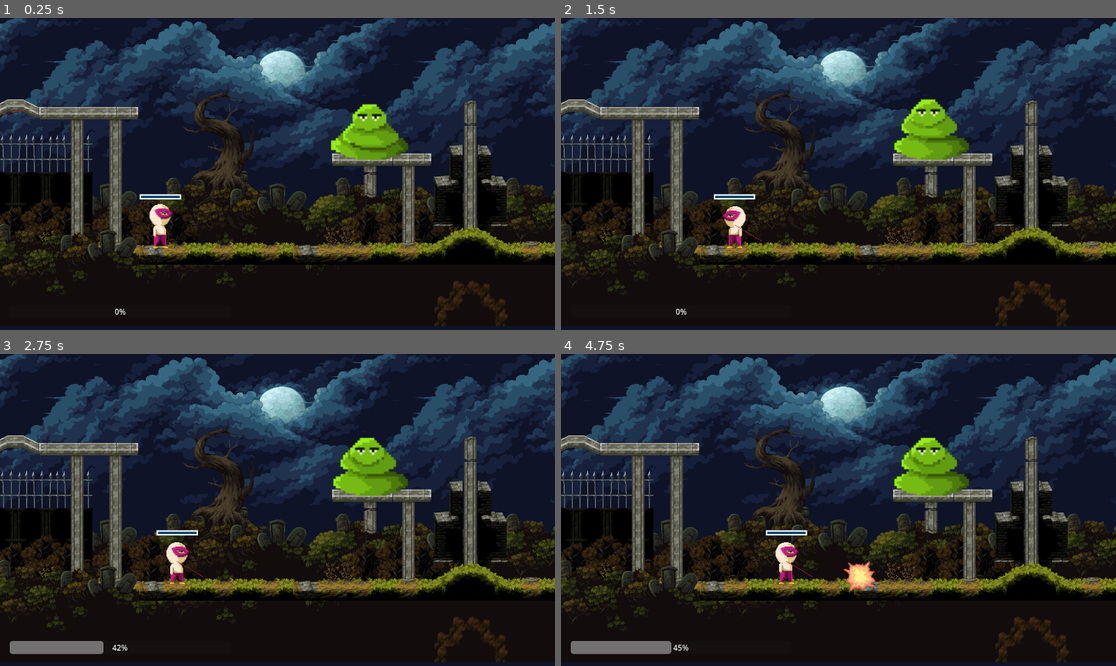
Above: before the commit, frames 1-4 (two rows, left to right).
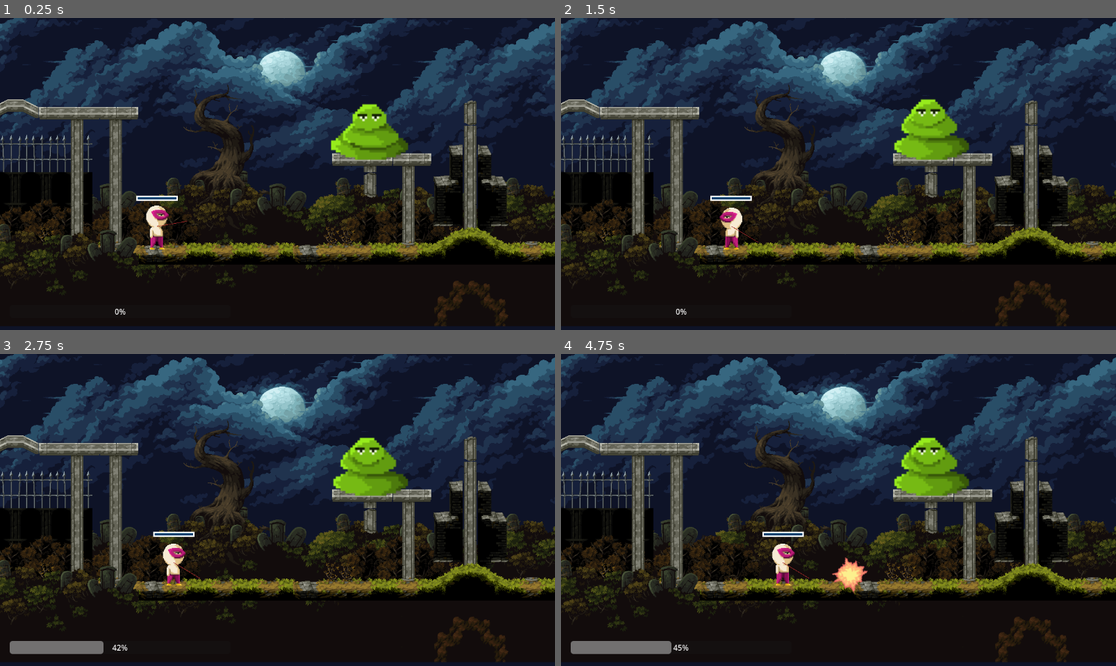
Above: after the commit, the same moments.

Repository: Kimmm-c/gunny-clone
Game: Godot game, scene res://SingleGameModeController/tutorial.tscn
Two runs of this game, one before a commit and one after it. Both use one fixed random seed, a clock stepped at 60 frames per second and the inputs below.
Inputs:
- Up to frame 1 (0.25 s): no input
- Up to frame 2 (1.5 s): hold Right (player_moves_right) 0.53-1.28 s; hold Down (decrease_shooting_angle) 0.53-1.28 s; hold Left (player_moves_left) from 1.28 s (still down); tap Up (increase_shooting_angle) at 1.35 s
- Up to frame 3 (2.75 s): release Left (player_moves_left) at 2.03 s; hold Right (player_moves_right) from 2.03 s (still down); hold Space (shoot) from 2.03 s (still down)
- Up to frame 4 (4.75 s): release Space (shoot) at 2.78 s; tap Down (decrease_shooting_angle) at 2.85 s; release Right (player_moves_right) at 3.53 s; hold Up (increase_shooting_angle) 3.53-4.28 s; hold Left (player_moves_left) from 3.53 s (still down); tap Space (shoot) at 4.35 s

The runs differ from the first frame. In frame 1, 0.6% of the frame differs, in the area x 0-34%, y 29-75%; in frame 2, 0.6%; in frame 3, 0.6%; in frame 4, 1.0%, in the area x 36-57%, y 56-77%.

Commit message:
Added main scene with UI

Diff:
--- a/Boss/boss.gd
+++ b/Boss/boss.gd
@@ -1,7 +1,7 @@
 extends RigidBody2D
 
 #
-signal boss_is_dead
+signal is_dead
 @export var minions_per_spawn = 3
 @export var health = 25000
 
@@ -20,9 +20,6 @@
 
 
 func _physics_process(delta: float) -> void:
-	if health <= 0:
-		boss_is_dead.emit()
-
 	play_animation()
 
 
@@ -31,3 +28,8 @@
 		$AnimatedSprite2D.play("idle")
 	elif state == CharacterState.DEAD:
 		$AnimatedSprite2D.play("dead")
+
+
+func die() -> void:
+	print("boss is dead")
+	is_dead.emit()
--- a/Minion/minion.gd
+++ b/Minion/minion.gd
@@ -35,9 +35,11 @@
 
 	for i in range(get_slide_collision_count()):
 		var collision = get_slide_collision(i)
-
-		if collision.get_collider().name == "Player" and $FrameCounter.frame_counter % 60 == 0:
+		var collider = collision.get_collider()
+		if collider.name == "Player" and $FrameCounter.frame_counter % 60 == 0:
 			attack()
+		elif collider.name == "Stone":
+			health -= collider.damage
 
 	play_animation()
 
@@ -77,4 +79,5 @@
 
 
 func die() -> void:
+	print("minion is exiting the scene...")
 	queue_free()
--- a/Player/player.gd
+++ b/Player/player.gd
@@ -1,17 +1,21 @@
 extends CharacterBody2D
-
-@export var health = 25000
-@export var speed = 50
 
 signal change_position(new_position)
 signal throw
+signal is_dead
 
-const MAX_HEALTH = 25000
+const MAX_HEALTH = 250
 const GRAVITY = 300
 var is_listening = true
 var prev_position: Vector2
 var state: CharacterState
 var idle_direction: Vector2
+var health = MAX_HEALTH:
+	set(value):
+		var damage = health - value
+		health = value
+		$HealthBar.set_value_no_signal($HealthBar.value - damage / MAX_HEALTH * 100)
+var speed = 50
 
 enum CharacterState {
 	IDLE,
@@ -31,7 +35,7 @@
 		change_position.emit(position)
 		prev_position = position
 
-	#velocity.y += GRAVITY * delta
+	velocity.y += GRAVITY * delta
 	if is_listening:
 		var direction = Vector2(0, 0)
 		if Input.is_action_pressed("player_moves_left"):
@@ -49,10 +53,10 @@
 	state = CharacterState.ATTACKING
 
 
-func inflict_damage(damage: float) -> void:
-	health -= damage
-	$HealthBar.set_value_no_signal($HealthBar.value - damage / MAX_HEALTH * 100)
-
+func die() -> void:
+	print("player is dead")
+	is_dead.emit()
+	#optional: play death animation
 
 func play_animation() -> void:
 	if idle_direction.x < 0:
--- a/Player/player.tscn
+++ b/Player/player.tscn
@@ -109,8 +109,4 @@
 offset_bottom = -53.0
 metadata/_edit_use_anchors_ = true
 
-[node name="Timer" type="Timer" parent="."]
-wait_time = 3.0
-
 [connection signal="animation_finished" from="AnimatedSprite2D" to="." method="_on_animated_sprite_2d_animation_finished"]
-[connection signal="timeout" from="Timer" to="." method="_on_timer_timeout"]
--- a/SingleGameModeController/tutorial.gd
+++ b/SingleGameModeController/tutorial.gd
@@ -2,6 +2,7 @@
 
 @export var stone_scene: PackedScene
 @export var minion_scene: PackedScene
+signal game_end
 const MINION_GROUP = "minions"
 const HIT_PLAYER_SIGNAL = "hit_player"
 var stone_counter = 0
@@ -23,7 +24,9 @@
 
 func _on_hit_player(damage) -> void:
 	$Player.health -= damage
-	print("player is under attack! Remaining health: ", $Player.health)
+	if $Player.health <= 0:
+		$Player.die()
+	print("player is under attack! remaining health: ", $Player.health)
 
 
 func _on_stone_hit(collider_rid, collider_body, stone) -> void:
@@ -32,14 +35,11 @@
 		#var tile_coord = collider_body.get_coords_for_body_rid(collider_rid)
 		#
 		#ground.erase_cell(tile_coord)
-	if collider_body.name == "Minion" or collider_body.name == "Boss":
+	if collider_body.is_in_group(MINION_GROUP) or collider_body.name == "Boss":
 		print("stone hits ", collider_body.name, ". Health: ", collider_body.health)
 		collider_body.health -= stone.damage
 		if collider_body.health <= 0:
 			collider_body.die()
-	elif collider_body.name == "Player":
-		print("stone hits player. Health: ", collider_body.health)
-		collider_body.health -= stone.damage
 
 
 func shoot() -> void:
@@ -124,3 +124,8 @@
 	add_child(stone)
 	stone.connect("hit", _on_stone_hit)
 	stone_counter += 1
+
+
+func _on_game_end() -> void:
+	game_end.emit()
+	queue_free()
--- a/SingleGameModeController/tutorial.tscn
+++ b/SingleGameModeController/tutorial.tscn
@@ -22,7 +22,7 @@
 position = Vector2(767, 226)
 
 [node name="Player" parent="." instance=ExtResource("6_hu44a")]
-position = Vector2(333, 430)
+position = Vector2(326, 430)
 
 [node name="Shot" parent="." instance=ExtResource("7_4t6hg")]
 
@@ -37,7 +37,8 @@
 [node name="FrameCounter" parent="." instance=ExtResource("8_8w8t1")]
 
 [connection signal="timeout" from="StoneTimer" to="." method="_on_stone_timer_timeout"]
-[connection signal="boss_is_dead" from="Boss" to="." method="_on_boss_boss_is_dead"]
+[connection signal="is_dead" from="Boss" to="." method="_on_game_end"]
+[connection signal="is_dead" from="Player" to="." method="_on_game_end"]
 [connection signal="throw" from="Player" to="." method="_on_player_throw"]
 [connection signal="shoot" from="Shot" to="." method="_on_player_timer_timeout"]
 [connection signal="timeout" from="PlayerTimer" to="." method="_on_player_timer_timeout"]
--- a/Stone/stone.gd
+++ b/Stone/stone.gd
@@ -1,6 +1,6 @@
 extends RigidBody2D
 
-@export var damage = 1000
+@export var damage = 5
 @export var bullets_per_shot = 1
 
 enum ProjectileState {
--- /dev/null
+++ b/main.gd
@@ -0,0 +1,27 @@
+extends Node
+
+@export var singleplayer_game_scene: PackedScene
+@export var multiplayer_game_scene: PackedScene
+
+
+func _on_singleplayer_mode_btn_pressed() -> void:
+	$UI.hide()
+	var singleplayer_game = singleplayer_game_scene.instantiate()
+	add_child(singleplayer_game)
+	singleplayer_game.game_end.connect(_on_game_end.bind())
+
+
+func _on_mulptiplayer_mode_btn_pressed() -> void:
+	$UI.hide()
+	var multiplayer_game = multiplayer_game_scene.instantiate()
+	add_child(multiplayer_game)
+	multiplayer_game.game_end.connect(_on_game_end.bind())
+
+
+func _on_exit_btn_pressed() -> void:
+	get_tree().quit()
+
+
+func _on_game_end() -> void:
+	print("game has ended, redirecting to main menu...")
+	$UI.show()
--- /dev/null
+++ b/main.tscn
@@ -0,0 +1,55 @@
+[gd_scene load_steps=4 format=3 uid="uid://u408ysxpown6"]
+
+[ext_resource type="Script" path="res://main.gd" id="1_ig7tw"]
+[ext_resource type="PackedScene" uid="uid://kmfldxg35pbo" path="res://SingleGameModeController/tutorial.tscn" id="2_0xm2m"]
+
+[sub_resource type="Theme" id="Theme_7dm0k"]
+
+[node name="Main" type="Node"]
+script = ExtResource("1_ig7tw")
+singleplayer_game_scene = ExtResource("2_0xm2m")
+
+[node name="UI" type="Control" parent="."]
+layout_mode = 3
+anchors_preset = 15
+anchor_right = 1.0
+anchor_bottom = 1.0
+grow_horizontal = 2
+grow_vertical = 2
+theme = SubResource("Theme_7dm0k")
+
+[node name="SingleplayerModeBtn" type="Button" parent="UI"]
+layout_mode = 1
+anchors_preset = 5
+anchor_left = 0.5
+anchor_right = 0.5
+offset_left = -48.0
+offset_top = 248.0
+offset_right = 55.0
+offset_bottom = 279.0
+grow_horizontal = 2
+text = "Singleplayer"
+
+[node name="MulptiplayerModeBtn" type="Button" parent="UI"]
+layout_mode = 1
+anchors_preset = 5
+anchor_left = 0.5
+anchor_right = 0.5
+offset_left = -48.0
+offset_top = 296.0
+offset_right = 49.0
+offset_bottom = 327.0
+grow_horizontal = 2
+text = "Multiplayer"
+
+[node name="ExitBtn" type="Button" parent="UI"]
+layout_mode = 0
+offset_left = 560.0
+offset_top = 344.0
+offset_right = 597.0
+offset_bottom = 375.0
+text = "Exit"
+
+[connection signal="pressed" from="UI/SingleplayerModeBtn" to="." method="_on_singleplayer_mode_btn_pressed"]
+[connection signal="pressed" from="UI/MulptiplayerModeBtn" to="." method="_on_mulptiplayer_mode_btn_pressed"]
+[connection signal="pressed" from="UI/ExitBtn" to="." method="_on_exit_btn_pressed"]
